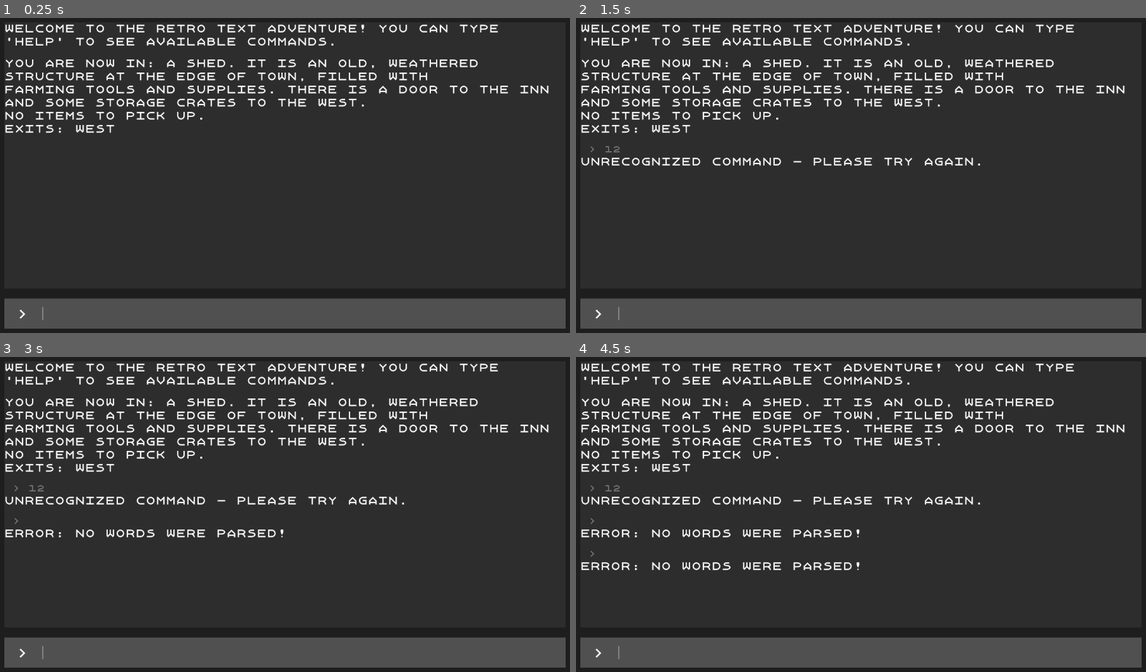
Above: before the commit, frames 1-4 (two rows, left to right).
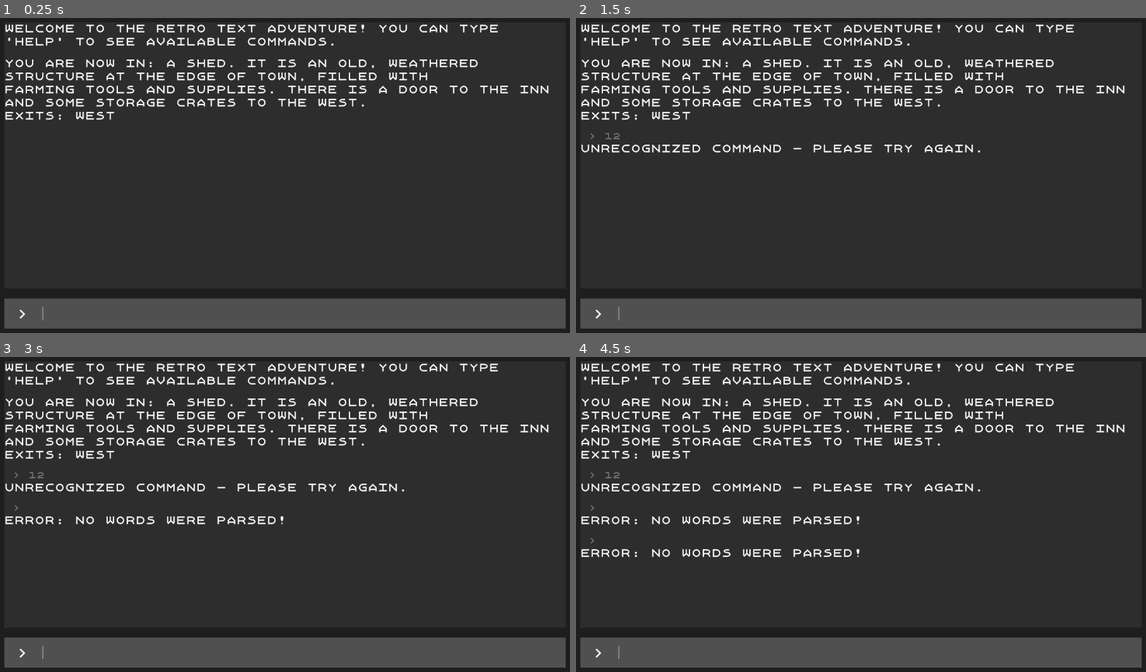
Above: after the commit, the same moments.

Repository: onionbulbperception/text_adventure_by_tutorial
Game: Godot game, scene res://scenes/game.tscn
Same seed, same stepped clock (60 frames per second), same inputs: the game is played once before the commit and once after it.
Inputs (mouse positions are in pixels of both pictures, inside the frame that each line leads up to):
- Up to frame 1 (0.25 s): no input
- Up to frame 2 (1.5 s): click (878, 314) at 0.52 s; type "12" at 0.6 s; tap Enter at 1.25 s
- Up to frame 3 (3 s): tap Space at 2 s; tap Enter at 2.75 s
- Up to frame 4 (4.5 s): tap Space at 3.5 s; tap Enter at 4.25 s

The runs differ from the first frame. In frame 1, 0.6% of the frame differs, in the area x 0-36%, y 29-37%; in frame 2, 2.1%; in frame 3, 3.2%; in frame 4, 4.4%, in the area x 0-71%, y 29-68%.

Commit message:
finished tutorial's part 14

Diff:
--- /dev/null
+++ b/items/key.tres
@@ -0,0 +1,8 @@
+[gd_resource type="Resource" script_class="Item" load_steps=2 format=3 uid="uid://chg46p4clj264"]
+
+[ext_resource type="Script" path="res://scripts/item.gd" id="1_nxr1a"]
+
+[resource]
+script = ExtResource("1_nxr1a")
+item_name = "key"
+item_type = 0
--- /dev/null
+++ b/npcs/guard.tres
@@ -0,0 +1,9 @@
+[gd_resource type="Resource" script_class="NPC" load_steps=2 format=3 uid="uid://i4al4u5vip45"]
+
+[ext_resource type="Script" path="res://scripts/npc.gd" id="1_dl3bf"]
+
+[resource]
+script = ExtResource("1_dl3bf")
+npc_name = "guard"
+initial_dialog = "Ah, another day in the life of a guard. Halt traveler! I can't let you pass until a lost sword is found in the fields to the west of the village. It's of great importance and has gone missing. If you find it, you may pass. But honestly, I don't have much hope left."
+post_quest_dialog = "Ah, well traveler, it seems that you have found the lost sword! Thank you for your help. You may now pass through into the forest. The village owes you a debt of gratitude! It's not often that someone comes along to help these days... It feels like a different era somehow."
--- /dev/null
+++ b/npcs/innkeeper.tres
@@ -0,0 +1,9 @@
+[gd_resource type="Resource" script_class="NPC" load_steps=2 format=3 uid="uid://c1mpe5m8c2huj"]
+
+[ext_resource type="Script" path="res://scripts/npc.gd" id="1_g0w8c"]
+
+[resource]
+script = ExtResource("1_g0w8c")
+npc_name = "innkeeper"
+initial_dialog = "Greetings traveler! Welcome to the Happy Chungus. Rooms, meals, and tales await, but there's an urgent matter. A valuable item has been lost and the guard at the city gate needs help finding it. Any leads? The guard will reward you if you succeed."
+post_quest_dialog = ""
--- a/project.godot
+++ b/project.godot
@@ -13,7 +13,6 @@
 config/name="text_adventure_by_tutorial"
 run/main_scene="res://scenes/game.tscn"
 config/features=PackedStringArray("4.3", "GL Compatibility")
-config/icon="res://icon.svg"
 
 [autoload]
 
--- a/scenes/game.tscn
+++ b/scenes/game.tscn
@@ -62,7 +62,7 @@
 offset_right = 1259.0
 offset_bottom = -285.0
 room_name = "the inn's kitchen"
-room_description = "The heart of the inn. The cook isn't anuwhere to be found - the room is empty, byt pots  simmer, pans sizzle, and aromas of delicious food fill the air. There is a door on the south wall that seems to go outside, and a door to the north back to the inn proper."
+room_description = "The heart of the inn. The cook isn't anywhere to be found - the room is empty, but pots  simmer, pans sizzle, and aromas of delicious food fill the air. There is a door on the south wall that seems to go outside, and a door to the north back to the inn proper."
 
 [node name="InnRoom" parent="RoomManager" instance=ExtResource("3_4jirj")]
 offset_left = 815.0
@@ -70,7 +70,7 @@
 offset_right = 1271.0
 offset_bottom = -592.0
 room_name = "the inn"
-room_description = "Warm and inviting, the inn boasts a roaring fireplace, long wooden tables, and drunk patrons chugging local ale. The inkeeper is standing behind the bar, waiting to serve customers. The is a door to the kitchen to the south, and a door back to the village square to the west."
+room_description = "Warm and inviting, the inn boasts a roaring fireplace, long wooden tables, and drunk patrons chugging local ale. The inkeeper is standing behind the bar, waiting to serve customers. There is a door to the kitchen to the south, and a door back to the village square to the west."
 
 [node name="InnDoorRoom" parent="RoomManager" instance=ExtResource("3_4jirj")]
 offset_left = 332.0
@@ -86,7 +86,7 @@
 offset_right = 296.0
 offset_bottom = -676.0
 room_name = "the village square"
-room_description = "The main square of the village, lined with quaint houses. To the south is the shed and back of the inn. The main inn door is to the east, and there is a field to the west."
+room_description = "The main square of the village, lined with quaint houses. To the south is the path. The main inn door is to the east, and there is a field to the west."
 
 [node name="FieldRoom" parent="RoomManager" instance=ExtResource("3_4jirj")]
 offset_left = -673.0
--- a/scripts/command_processor.gd
+++ b/scripts/command_processor.gd
@@ -31,11 +31,12 @@
 			return inventory()
 		"use":
 			return use(second_word)
+		"talk":
+			return talk(second_word)
 		"help":
 			return help()
 		_:
 			return "Unrecognized command - please try again."
-
 
 
 func go(second_word: String) -> String:
@@ -100,6 +101,17 @@
 	return "You don't have that item."
 
 
+func talk(second_word: String) -> String:
+	if second_word == "":
+		return "Talk to whom?"
+
+	for npc in current_room.npcs:
+		if npc.npc_name.to_lower() == second_word:
+			return npc.npc_name + ": \"" + npc.initial_dialog + "\""
+
+	return "That person does not exist in this room."
+
+
 func help() -> String:
 	return "You can use these commands: go [location], take [item], drop [item], inventory, use [item], help"
 
--- a/scripts/game_room.gd
+++ b/scripts/game_room.gd
@@ -8,6 +8,7 @@
 
 
 var exits: Dictionary = {}
+var npcs: Array = []
 var items: Array = []
 
 
@@ -21,6 +22,10 @@
 	room_description = new_description
 
 
+func add_npc(npc: NPC):
+	npcs.append(npc)
+
+
 func add_item(item: Item):
 	items.append(item)
 
@@ -30,11 +35,17 @@
 
 
 func get_full_description() -> String:
-	var description = PackedStringArray([
-		get_room_description(),
-		get_item_description(),
-		get_exit_description(),
-	])
+	var description = PackedStringArray([get_room_description()])
+
+	var npc_description = get_npc_description()
+	if npc_description != "":
+		description.append(npc_description)
+
+	var item_description = get_item_description()
+	description.append(get_exit_description())
+	if item_description != "":
+		description.append(item_description)
+
 	var full_description = "\n".join(description)
 	return full_description
 
@@ -43,9 +54,19 @@
 	return "You are now in: " + room_name + ". It is " + room_description
 
 
+func get_npc_description() -> String:
+	if npcs.size() == 0:
+		return ""
+	var npc_string = ""
+	for npc in npcs:
+		npc_string += npc.npc_name + " "
+
+	return "NPCs: " + npc_string
+
+
 func get_item_description() -> String:
 	if items.size() == 0:
-		return "No items to pick up."
+		return ""
 
 	var item_string = ""
 	for item in items:
@@ -91,7 +112,7 @@
 			"inside":
 				room.exits["outside"] = exit
 			"outside":
-				room.exits["indise"] = exit
+				room.exits["inside"] = exit
 			_:
 				printerr("Tried to connect invalid direction: %s", direction)
 	return exit
--- /dev/null
+++ b/scripts/npc.gd
@@ -0,0 +1,7 @@
+extends Resource
+class_name NPC
+
+
+@export var npc_name : String = "NPC Name"
+@export_multiline var initial_dialog: String
+@export_multiline var post_quest_dialog: String
--- a/scripts/room_manager.gd
+++ b/scripts/room_manager.gd
@@ -2,23 +2,33 @@
 
 
 func _ready() -> void:
-	var key = Item.new()
-	key.initialize("a key", Types.ItemTypes.KEY)
-
 	$ShedRoom.connect_exit_unlocked("west", $BackOfInnRoom)
 
 	$BackOfInnRoom.connect_exit_unlocked("path", $VillageSquareRoom)
 
-	$VillageSquareRoom.connect_exit_unlocked("east", $InnRoom)
+	$VillageSquareRoom.connect_exit_unlocked("east", $InnDoorRoom)
 	$VillageSquareRoom.connect_exit_unlocked("north", $TownGateRoom)
 	$VillageSquareRoom.connect_exit_unlocked("west", $FieldRoom)
 
 	$InnDoorRoom.connect_exit_unlocked("inside", $InnRoom)
 
+	var innkeeper = load_npc("innkeeper")
+	$InnRoom.add_npc(innkeeper)
 	$InnRoom.connect_exit_unlocked("south", $"InnsKitchenRoom")
 
+
 	var exit = $InnsKitchenRoom.connect_exit_locked("south", $BackOfInnRoom)
+	var key = load_item("key")
 	key.use_value = exit
 	$InnsKitchenRoom.add_item(key)
 
+	var guard = load_npc("guard")
+	$TownGateRoom.add_npc(guard)
 	$TownGateRoom.connect_exit_unlocked("forest", $ForestRoom, "gate")
+
+
+func load_item(item_name: String):
+	return load("res://items/" + item_name + ".tres")
+
+func load_npc(npc_name: String):
+	return load("res://npcs/" + npc_name + ".tres")
